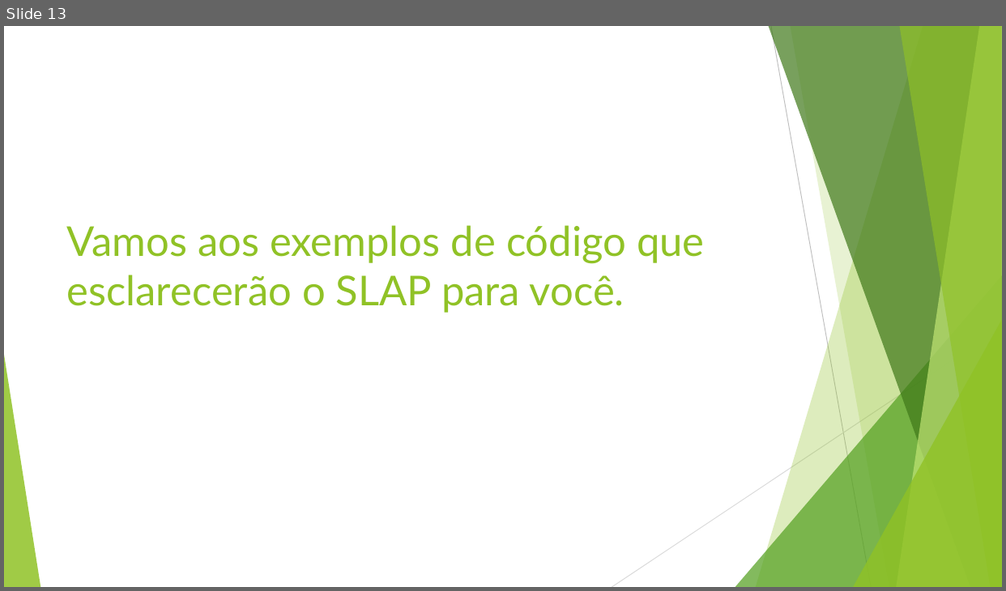
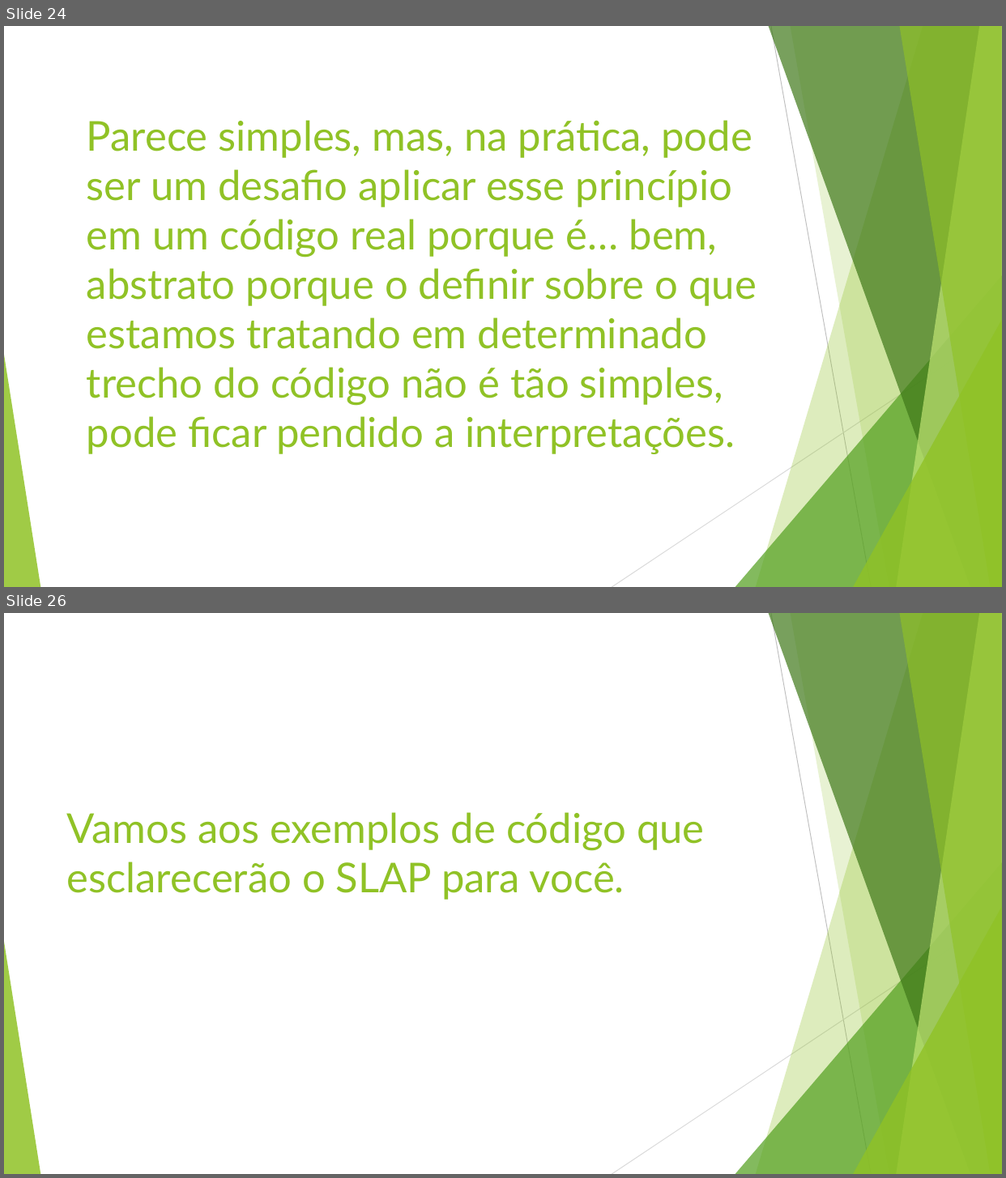
Before and after one commit to TeteStorm/SLAPExample, a slide deck: Single Level of Abstraction (SLAB).pptx. Shown one above the other, each under a label of ours: slide 13 before the commit, slides 24 and 26 after it; the slides between them are not shown. The pictures are 1006x591 and 1006x1178 pixels, drawn with LibreOffice and Linux fonts; fonts in the diff are those of the drawing. Boxes give left, top, right and bottom in pixels: in the first picture for what was removed or moved away, otherwise in the second. Text is boxed around its words. In the diff, an @@ line names an element or a change of style, - is before the commit and + after.

```diff
--- a/Single Level of Abstraction (SLAB).pptx
+++ b/Single Level of Abstraction (SLAB).pptx
@@ slide 24 added at box(4, 26, 1002, 587), background #FFFFFF; not listed: 10 template elements that a slide beside it also shows @@
@@ title added at box(87, 120, 756, 454), 39.6 pt, text #90C226 @@
+Parece simples, mas, na prática, pode ser um desafio aplicar esse princípio em um código real porque é… bem, abstrato porque o definir sobre o que estamos tratando em determinado trecho do código não é tão simples, pode ficar pendido a interpretações.
@@ what was slide 13 is now slide 26 @@
```
Also in this commit, not shown: 13 slides changed, 13 other slides added, 3 other files.
